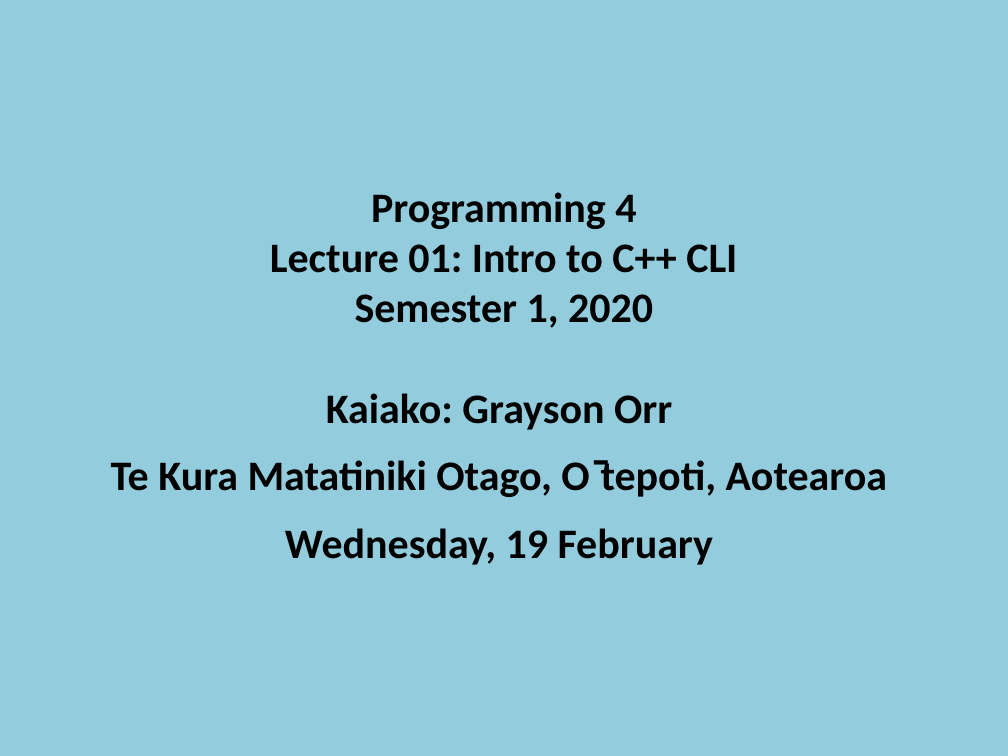
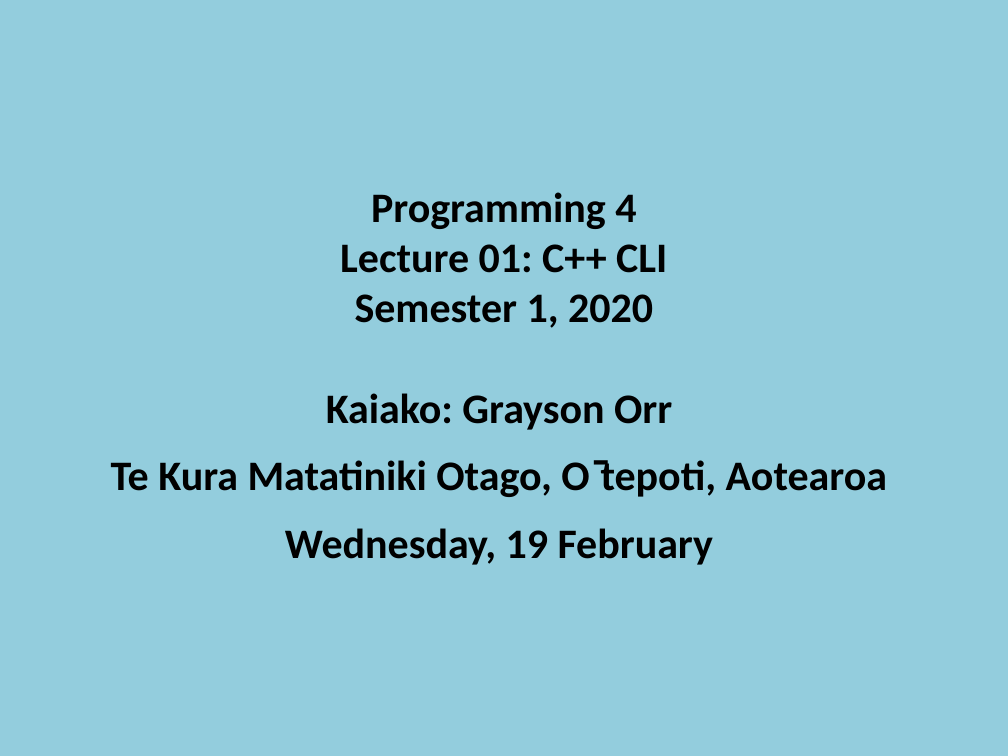
Before and after one commit to szetko/course-materials, a slide deck: slide 1 of programming-4/lectures/01-c++-cli.pptx. Drawn at 1008x756 pixels with LibreOffice and Linux fonts; fonts in the diff are those of the drawing. Boxes give left, top, right and bottom in pixels: in the first picture for what was removed or moved away, otherwise in the second. Text is boxed around its words. In the diff, an @@ line names an element or a change of style, - is before the commit and + after.

```diff
--- a/programming-4/lectures/01-c++-cli.pptx
+++ b/programming-4/lectures/01-c++-cli.pptx
@@ text at <box>340,244,667,273</box>: text changed @@
-Lecture 01: Intro to C++ CLI
+Lecture 01: C++ CLI
```
Also in this commit, not shown: 13 other files.
